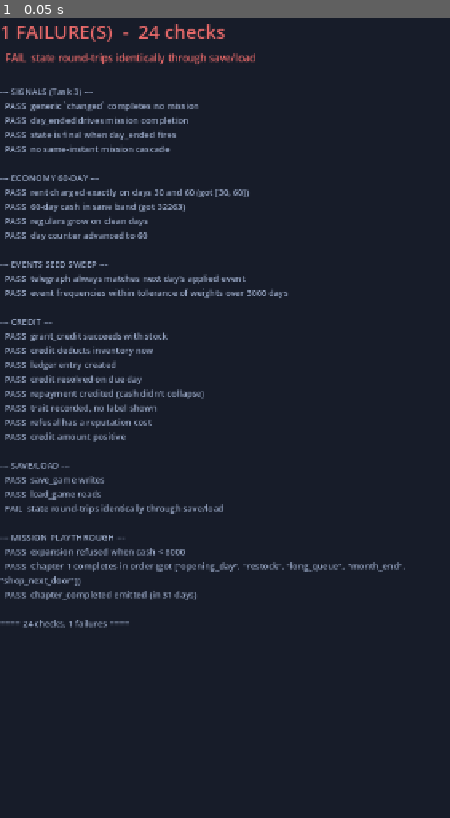
Above: before the commit, frame 1.
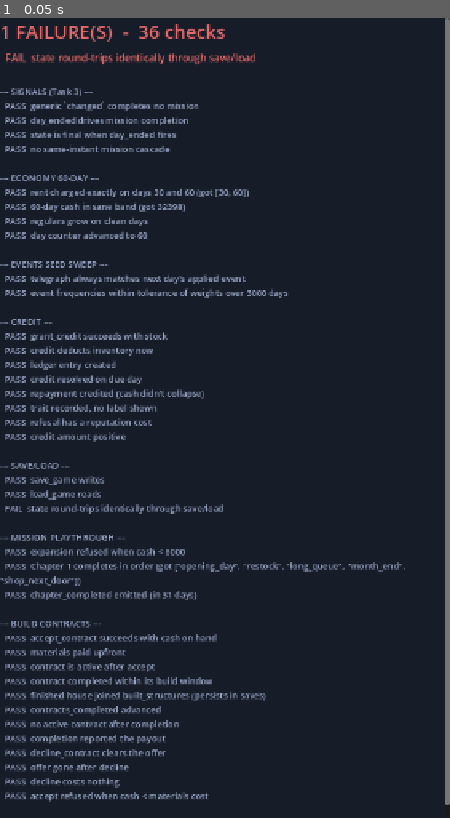
Above: after the commit, the same moment.

Repository: vikashamitian-claude/townbiz
Game: Godot game, scene res://tests/TestRunner.tscn
Same seed, same stepped clock (60 frames per second), same inputs: the game is played once before the commit and once after it. This scene is started directly instead of the project's main scene.
Inputs:
- Up to frame 1 (0.05 s): no input

The runs differ from the first frame. In frame 1, 3.6% of the frame differs, in the area x 0-100%, y 0-99%.

Commit message:
Add the contractor loop MVP: build contracts that permanently grow the town
Vikash: "let's develop the whole game in the new guideline." First gameplay
slice of DESIGN_CONSTRUCTION_ECONOMY.md, targeting its own §9 prototype
goal — build one thing, watch one number move, the town visibly and
permanently grows:

- Build-contract offers arrive like credit/bulk offers (10%/day while no
  contract is active and empty plots remain): materials cost X now, pays Z
  in N days, profit legible in the offer text (§3).
- Accept pays materials upfront (politely refused if cash is short);
  decline is free. Traits recorded.
- Completion happens inside run_day() (same day+1 timing pattern as credit
  dues, all mutation before signals): the finished house is appended to
  GameState.built_structures — the persistence registry from the previous
  commit — payout lands, reputation rises.
- Town3D rebuilds on completion: a real house rises on a previously-empty
  plot and persists in every save. The diary narrates the causality (§9:
  surface the chain). Game.gd fallback wired too.
- Offers stop when all 6 SimConfig plots are built — Chapter 2 grows the map.
- All tunables in SimConfig (CONTRACT_*), all randomness via GameState.rng,
  missions untouched (no new mission-driving signals).
- TestRunner suite 7: accept/complete/decline/cash-gate.

MVP simplifications per the design doc's own guidance, named in TASKS.md:
no material-shop entities, no govt/private split, no failure states yet.

Owner authorization recorded in HUMAN_DECISIONS.md. gdformat --check: all
18 files parse clean. Runnable end-to-end on the Windows machine's Godot.

Diff:
--- a/scripts/Game.gd
+++ b/scripts/Game.gd
@@ -106,6 +106,7 @@
 	Events.credit_requested.connect(_on_credit_requested)
 	Events.bulk_offered.connect(_on_bulk_offered)
 	Events.lender_offered.connect(_on_lender_offered)
+	Events.contract_offered.connect(_on_contract_offered)
 
 	price_slider.min_value = SimConfig.PRICE_MIN
 	price_slider.max_value = SimConfig.PRICE_MAX
@@ -649,6 +650,10 @@
 
 func _on_lender_offered(offer: Dictionary) -> void:
 	_queue_decision("lender", offer)
+
+
+func _on_contract_offered(offer: Dictionary) -> void:
+	_queue_decision("contract", offer)
 
 
 func _queue_decision(kind: String, data: Dictionary) -> void:
@@ -690,6 +695,13 @@
 				int(data.principal), int(data.repay)]
 			decision_yes.text = "Accept loan"
 			decision_no.text = "Decline"
+		"contract":
+			decision_title.text = "Build contract"
+			decision_body.text = "%s wants a house built. Materials Rs %d now; pays Rs %d in %d days. Profit: Rs %d." % [
+				String(data.name), int(data.materials_cost), int(data.payout),
+				int(data.build_days), int(data.payout) - int(data.materials_cost)]
+			decision_yes.text = "Take the contract"
+			decision_no.text = "Pass"
 	decision_overlay.visible = true
 	_refresh_hud()
 
@@ -708,6 +720,12 @@
 		"lender":
 			Sim.accept_lender()
 			_diary("Took a Rs %d loan from the Mahajan." % int(data.principal))
+		"contract":
+			if Sim.accept_contract():
+				_diary("Took %s's build contract - materials cost Rs %d." % [
+					String(data.name), int(data.materials_cost)])
+			else:
+				_diary("Couldn't take the contract - not enough cash for materials.")
 	_show_next_decision()
 
 
@@ -723,6 +741,9 @@
 		"lender":
 			Sim.decline_lender()
 			_diary("Declined the Mahajan's loan.")
+		"contract":
+			Sim.decline_contract()
+			_diary("Passed on %s's build contract." % String(data.name))
 	_show_next_decision()
 
 
--- a/scripts/events/EventEngine.gd
+++ b/scripts/events/EventEngine.gd
@@ -9,6 +9,7 @@
 signal credit_requested(request: Dictionary)  # player must choose grant/refuse
 signal bulk_offered(offer: Dictionary)        # player must choose accept/decline
 signal lender_offered(offer: Dictionary)      # after a broke month-end
+signal contract_offered(offer: Dictionary)    # a build contract; accept/decline
 
 
 ## Roll tomorrow's event id using SimConfig.EVENT_WEIGHTS and the shared RNG.
@@ -163,6 +164,42 @@
 	credit_requested.emit(request)
 
 
+## Maybe roll a build-contract offer (called by Sim inside run_day). Only one
+## offer or active contract at a time, and only while empty plots remain.
+## Data + signal only — accepting/declining and all mutation live in Sim.gd.
+func maybe_roll_contract_offer() -> void:
+	if not GameState.pending_contract_offer.is_empty() or not GameState.active_contract.is_empty():
+		return
+	if GameState.contracts_completed >= SimConfig.CONTRACT_PLOTS.size():
+		return  # the street is full — Chapter 2 grows the map
+	if GameState.rng.randf() >= SimConfig.CONTRACT_OFFER_CHANCE:
+		return
+	var names: Array = SimConfig.CREDIT_NAMES
+	var materials: float = snappedf(GameState.rng.randf_range(
+		SimConfig.CONTRACT_MATERIALS_MIN, SimConfig.CONTRACT_MATERIALS_MAX), 10.0)
+	var margin: float = GameState.rng.randf_range(
+		SimConfig.CONTRACT_MARGIN_MIN, SimConfig.CONTRACT_MARGIN_MAX)
+	var style: int = GameState.rng.randi_range(0, SimConfig.CONTRACT_WALL_COLORS.size() - 1)
+	var plot: Array = SimConfig.CONTRACT_PLOTS[GameState.contracts_completed]
+	var offer: Dictionary = {
+		"name": String(names[GameState.rng.randi_range(0, names.size() - 1)]),
+		"materials_cost": materials,
+		"payout": snappedf(materials * (1.0 + margin), 10.0),
+		"build_days": GameState.rng.randi_range(
+			SimConfig.CONTRACT_BUILD_DAYS_MIN, SimConfig.CONTRACT_BUILD_DAYS_MAX),
+		"structure": {
+			"type": "building",
+			"pos": [float(plot[0]), SimConfig.CONTRACT_HOUSE_SIZE[1] * 0.5, float(plot[1])],
+			"size": SimConfig.CONTRACT_HOUSE_SIZE.duplicate(),
+			"wall": SimConfig.CONTRACT_WALL_COLORS[style].duplicate(),
+			"roof": SimConfig.CONTRACT_ROOF_COLORS[style].duplicate(),
+			"face": 1.0 if float(plot[1]) < 1.5 else -1.0,
+		},
+	}
+	GameState.pending_contract_offer = offer
+	contract_offered.emit(offer)
+
+
 ## Offer the lender after a broke month-end (called by Sim).
 func offer_lender() -> void:
 	GameState.lender_offer_pending = true
--- a/scripts/sim/GameState.gd
+++ b/scripts/sim/GameState.gd
@@ -38,6 +38,11 @@
 var pending_bulk_offer: Dictionary = {}      # awaiting player choice ({} = none)
 var customer_relationships: Dictionary = {}  # name -> {paid: int, defaulted: int, refused: int}
 
+# Contractor loop (DESIGN_CONSTRUCTION_ECONOMY.md §3/§9)
+var pending_contract_offer: Dictionary = {}  # awaiting player choice ({} = none)
+var active_contract: Dictionary = {}         # {name, materials_cost, payout, complete_day, structure}
+var contracts_completed: int = 0             # also indexes the next CONTRACT_PLOTS entry
+
 # Lender
 var lender_debt: float           # 0 = no debt; repay due at next month-end
 var lender_offer_pending: bool
@@ -77,6 +82,9 @@
 	pending_credit_request = {}
 	pending_bulk_offer = {}
 	customer_relationships = {}
+	pending_contract_offer = {}
+	active_contract = {}
+	contracts_completed = 0
 	lender_debt = 0.0
 	lender_offer_pending = false
 
@@ -119,6 +127,9 @@
 		"pending_credit_request": pending_credit_request,
 		"pending_bulk_offer": pending_bulk_offer,
 		"customer_relationships": customer_relationships,
+		"pending_contract_offer": pending_contract_offer,
+		"active_contract": active_contract,
+		"contracts_completed": contracts_completed,
 		"lender_debt": lender_debt, "lender_offer_pending": lender_offer_pending,
 	}
 
@@ -151,5 +162,8 @@
 	pending_credit_request = d.get("pending_credit_request", {})
 	pending_bulk_offer = d.get("pending_bulk_offer", {})
 	customer_relationships = d.get("customer_relationships", {})
+	pending_contract_offer = d.get("pending_contract_offer", {})
+	active_contract = d.get("active_contract", {})
+	contracts_completed = int(d.get("contracts_completed", 0))
 	lender_debt = float(d.get("lender_debt", 0.0))
 	lender_offer_pending = bool(d.get("lender_offer_pending", false))
--- a/scripts/sim/Sim.gd
+++ b/scripts/sim/Sim.gd
@@ -151,6 +151,35 @@
 	return true
 
 
+## --- Build contracts (contractor loop MVP; materials paid upfront, §3). ---
+
+func accept_contract() -> bool:
+	var offer: Dictionary = GameState.pending_contract_offer
+	if offer.is_empty() or GameState.cash < float(offer.materials_cost):
+		return false
+	GameState.cash -= float(offer.materials_cost)
+	GameState.active_contract = {
+		"name": offer.name,
+		"materials_cost": float(offer.materials_cost),
+		"payout": float(offer.payout),
+		"complete_day": GameState.day + int(offer.build_days),
+		"structure": offer.structure,
+	}
+	GameState.pending_contract_offer = {}
+	GameState.add_trait("risk", "builder")
+	changed.emit()
+	return true
+
+
+func decline_contract() -> bool:
+	if GameState.pending_contract_offer.is_empty():
+		return false
+	GameState.pending_contract_offer = {}
+	GameState.add_trait("risk", "careful")
+	changed.emit()
+	return true
+
+
 ## --- Lender (broke = harder path, never game-over). ---
 
 func accept_lender() -> bool:
@@ -188,8 +217,9 @@
 		GameState.current_unit_cost + GameState.rng.randf_range(-SimConfig.COST_DRIFT, SimConfig.COST_DRIFT),
 		SimConfig.COST_MIN, SimConfig.COST_MAX)
 
-	# ---- 3. Maybe a credit request arrives (player answers before/after; sim doesn't block) ----
+	# ---- 3. Maybe a credit request or build contract arrives (sim doesn't block) ----
 	Events.maybe_roll_credit_request()
+	Events.maybe_roll_contract_offer()
 
 	# ---- 4. Roll demand with noise, split into customer mix ----
 	var price: float = GameState.current_price
@@ -221,6 +251,9 @@
 
 	# ---- 7. Credit ledger due-day resolution ----
 	var credit_result: Dictionary = _process_credit_dues()
+
+	# ---- 7b. Build contract completion (house joins the permanent town) ----
+	var contract_result: Dictionary = _process_contract()
 
 	# ---- 8. Regulars grow on clean days, shrink when people are turned away ----
 	if lost == 0 and served > 0:
@@ -261,6 +294,7 @@
 		"inventory": GameState.inventory, "reputation": GameState.reputation,
 		"regulars": GameState.regular_count, "event": todays_event,
 		"bulk": bulk_result, "credit": credit_result,
+		"contract": contract_result,
 		"rent_paid": rent_paid,
 	}
 	if is_month_end:
@@ -310,6 +344,23 @@
 				kept.append(c)
 	GameState.bulk_commitments = kept
 	return { "fulfilled": fulfilled, "failed": failed }
+
+
+## Complete the active build contract when its day arrives: the finished house
+## joins GameState.built_structures (the persistent town — keystone law), the
+## payout lands, and the town's regard for a builder grows. Same day-counter
+## timing pattern as _process_credit_dues (compare against GameState.day + 1,
+## because this runs before this call's day increment).
+func _process_contract() -> Dictionary:
+	var c: Dictionary = GameState.active_contract
+	if c.is_empty() or GameState.day + 1 < int(c.complete_day):
+		return {}
+	GameState.built_structures.append(c.structure)
+	GameState.cash += float(c.payout)
+	_apply_reputation_change(SimConfig.CONTRACT_REP_REWARD, true)
+	GameState.contracts_completed += 1
+	GameState.active_contract = {}
+	return { "name": c.name, "payout": float(c.payout) }
 
 
 func _process_credit_dues() -> Dictionary:
--- a/scripts/sim/SimConfig.gd
+++ b/scripts/sim/SimConfig.gd
@@ -104,6 +104,28 @@
 	"wedding_season": 6,
 }
 
+# --- Build contracts (contractor loop MVP — DESIGN_CONSTRUCTION_ECONOMY.md §3/§9) ---
+const CONTRACT_OFFER_CHANCE: float = 0.10       # per day, when no offer/contract is active
+const CONTRACT_MATERIALS_MIN: float = 1500.0    # paid upfront on accept
+const CONTRACT_MATERIALS_MAX: float = 2500.0
+const CONTRACT_MARGIN_MIN: float = 0.35         # payout = materials * (1 + margin)
+const CONTRACT_MARGIN_MAX: float = 0.60
+const CONTRACT_BUILD_DAYS_MIN: int = 3
+const CONTRACT_BUILD_DAYS_MAX: int = 5
+const CONTRACT_REP_REWARD: float = 2.0          # the town sees you build; word spreads
+# Empty plots along the street where contracted houses rise, in build order.
+# Offers stop when every plot is built — the street is full (Chapter 2 grows the map).
+const CONTRACT_PLOTS: Array = [
+	[-4.5, 9.5], [6.0, 10.0], [18.0, 8.5], [-19.0, -6.5], [4.0, -9.5], [-4.0, -10.0],
+]
+const CONTRACT_HOUSE_SIZE: Array = [3.6, 2.5, 3.0]
+const CONTRACT_WALL_COLORS: Array = [
+	[0.80, 0.68, 0.50], [0.62, 0.68, 0.78], [0.75, 0.58, 0.52], [0.60, 0.70, 0.58],
+]
+const CONTRACT_ROOF_COLORS: Array = [
+	[0.55, 0.36, 0.26], [0.40, 0.44, 0.55], [0.52, 0.32, 0.30], [0.36, 0.48, 0.38],
+]
+
 # --- Event effect parameters ---
 const FESTIVAL_DEMAND_MULT: float = 1.6
 const RAIN_DEMAND_MULT: float = 0.6
--- a/scripts/world3d/Town3D.gd
+++ b/scripts/world3d/Town3D.gd
@@ -121,6 +121,7 @@
 	Events.credit_requested.connect(func(r: Dictionary) -> void: _queue_decision("credit", r))
 	Events.bulk_offered.connect(func(o: Dictionary) -> void: _queue_decision("bulk", o))
 	Events.lender_offered.connect(func(o: Dictionary) -> void: _queue_decision("lender", o))
+	Events.contract_offered.connect(func(o: Dictionary) -> void: _queue_decision("contract", o))
 
 	if SaveManager.has_save():
 		_show_boot_choice()
@@ -613,6 +614,15 @@
 		(", %d walked away" % r.lost) if int(r.lost) > 0 else ""])
 	_note_regulars_trend(int(r.regulars))
 
+	# A finished contract permanently grows the town — make the causality
+	# visible (DESIGN_CONSTRUCTION_ECONOMY.md §9: surface the chain).
+	var contract: Dictionary = r.get("contract", {})
+	if not contract.is_empty():
+		_rebuild_structures()
+		_log("%s's house is finished - paid Rs %d. It stands as long as the town does." % [
+			String(contract.name), int(contract.payout)])
+		_float("The town grew!", GOOD, Vector2(360, 300))
+
 	var drep: int = int(round(GameState.reputation - rep_before))
 	if drep != 0:
 		_float(("Reputation +%d" if drep > 0 else "Reputation %d") % drep,
@@ -836,6 +846,13 @@
 				int(data.principal), int(data.repay)]
 			decision_yes.text = "Accept loan"
 			decision_no.text = "Decline"
+		"contract":
+			decision_title.text = "Build contract"
+			decision_body.text = "%s wants a house built on the empty plot. Materials cost Rs %d now; pays Rs %d when finished (%d days). Profit: Rs %d." % [
+				String(data.name), int(data.materials_cost), int(data.payout),
+				int(data.build_days), int(data.payout) - int(data.materials_cost)]
+			decision_yes.text = "Take the contract"
+			decision_no.text = "Pass"
 	decision_overlay.visible = true
 	_refresh_all()
 
@@ -854,6 +871,12 @@
 		"lender":
 			Sim.accept_lender()
 			_log("Took a Rs %d loan from the Mahajan." % int(data.principal))
+		"contract":
+			if Sim.accept_contract():
+				_log("Took %s's build contract. Materials bought - Rs %d." % [
+					String(data.name), int(data.materials_cost)])
+			else:
+				_log("Couldn't take the contract - not enough cash for materials.")
 	_show_next_decision()
 
 
@@ -869,6 +892,9 @@
 		"lender":
 			Sim.decline_lender()
 			_log("Declined the Mahajan's loan.")
+		"contract":
+			Sim.decline_contract()
+			_log("Passed on %s's build contract." % String(data.name))
 	_show_next_decision()
 
 
--- a/tests/TestRunner.gd
+++ b/tests/TestRunner.gd
@@ -20,6 +20,7 @@
 	_suite("CREDIT", _test_credit)
 	_suite("SAVE/LOAD", _test_save)
 	_suite("MISSION PLAYTHROUGH", _test_missions)
+	_suite("BUILD CONTRACTS", _test_contracts)
 	# Don't leave a test-state autosave behind for the real game to "Continue" into.
 	SaveManager.delete_save()
 	_out("\n==== %d checks, %d failures ====" % [checks, failures])
@@ -307,3 +308,63 @@
 	_assert(completed == ["opening_day", "restock", "long_queue", "month_end", "shop_next_door"],
 		"Chapter 1 completes in order (got %s)" % [completed])
 	_assert(done[0], "chapter_completed emitted (in %d days)" % GameState.day)
+
+
+# ------------------------------------------------------------------
+# 7. Build contracts: accept pays materials, completion adds a
+#    persistent structure + payout; decline and cash-gate paths.
+# ------------------------------------------------------------------
+func _test_contracts() -> void:
+	_fresh(555)
+	var structures_before: int = GameState.built_structures.size()
+	var test_structure: Dictionary = {
+		"type": "building", "pos": [-4.5, 1.25, 9.5], "size": [3.6, 2.5, 3.0],
+		"wall": [0.8, 0.68, 0.5], "roof": [0.55, 0.36, 0.26], "face": 1.0,
+	}
+	GameState.pending_contract_offer = {
+		"name": "Sharma-ji", "materials_cost": 2000.0, "payout": 3000.0,
+		"build_days": 3, "structure": test_structure,
+	}
+	var cash_before: float = GameState.cash
+	_assert(Sim.accept_contract(), "accept_contract succeeds with cash on hand")
+	_assert(is_equal_approx(GameState.cash, cash_before - 2000.0), "materials paid upfront")
+	_assert(not GameState.active_contract.is_empty(), "contract is active after accept")
+
+	var completion: Dictionary = {}
+	for i in range(4):
+		if not GameState.pending_credit_request.is_empty():
+			Sim.refuse_credit()
+		if not GameState.pending_bulk_offer.is_empty():
+			Sim.decline_bulk_offer()
+		if not GameState.pending_contract_offer.is_empty():
+			Sim.decline_contract()
+		var r: Dictionary = Sim.run_day()
+		var day_contract: Dictionary = r.get("contract", {})
+		if not day_contract.is_empty():
+			completion = day_contract
+			break
+	_assert(not completion.is_empty(), "contract completed within its build window")
+	_assert(GameState.built_structures.size() == structures_before + 1,
+		"finished house joined built_structures (persists in saves)")
+	_assert(GameState.contracts_completed == 1, "contracts_completed advanced")
+	_assert(GameState.active_contract.is_empty(), "no active contract after completion")
+	_assert(is_equal_approx(float(completion.get("payout", 0.0)), 3000.0),
+		"completion reported the payout")
+
+	# Decline path clears the offer without touching cash.
+	GameState.pending_contract_offer = {
+		"name": "Raju bhai", "materials_cost": 1500.0, "payout": 2200.0,
+		"build_days": 3, "structure": test_structure,
+	}
+	var cash_track: float = GameState.cash
+	_assert(Sim.decline_contract(), "decline_contract clears the offer")
+	_assert(GameState.pending_contract_offer.is_empty(), "offer gone after decline")
+	_assert(is_equal_approx(GameState.cash, cash_track), "decline costs nothing")
+
+	# Cash gate: can't take a contract you can't buy materials for.
+	GameState.pending_contract_offer = {
+		"name": "Meena didi", "materials_cost": 999999.0, "payout": 1500000.0,
+		"build_days": 3, "structure": test_structure,
+	}
+	_assert(not Sim.accept_contract(), "accept refused when cash < materials cost")
+	GameState.pending_contract_offer = {}
Not shown, changed: .agent_reports/claude_latest.md
Not shown, changed: .claude/skills/biztown-rules/SKILL.md
Not shown, changed: HUMAN_DECISIONS.md
Not shown, changed: TASKS.md
